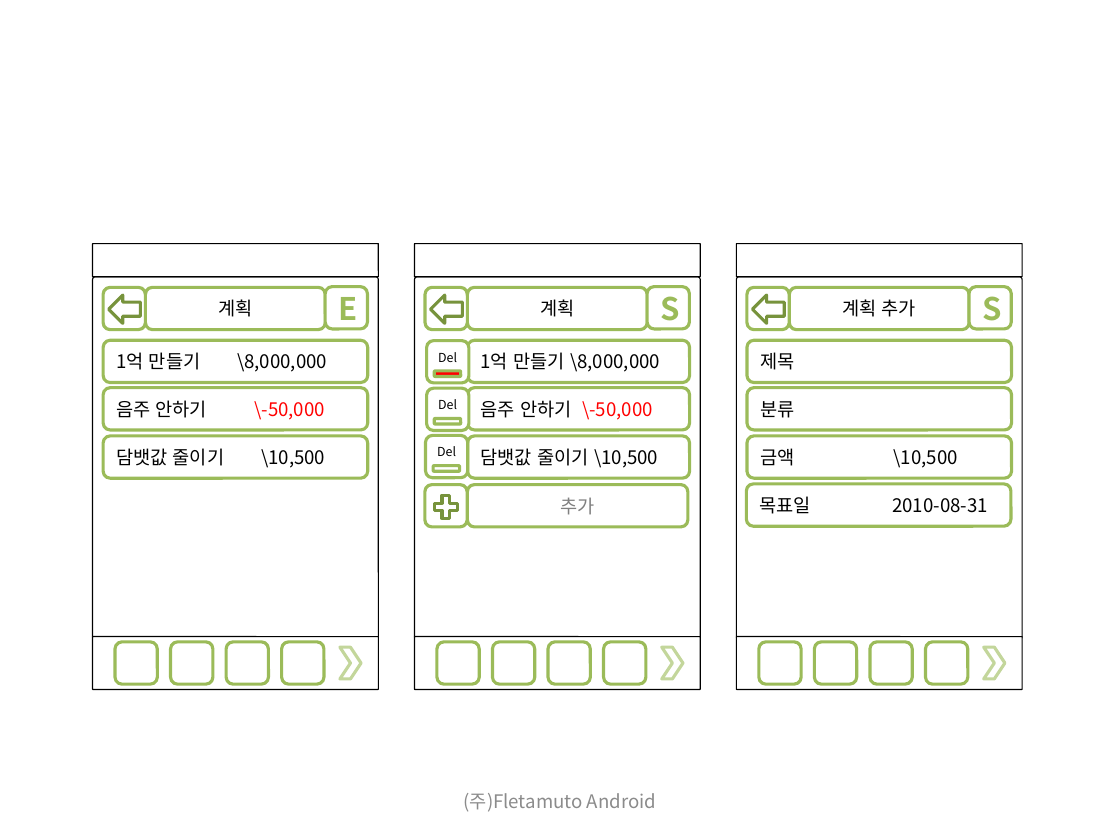
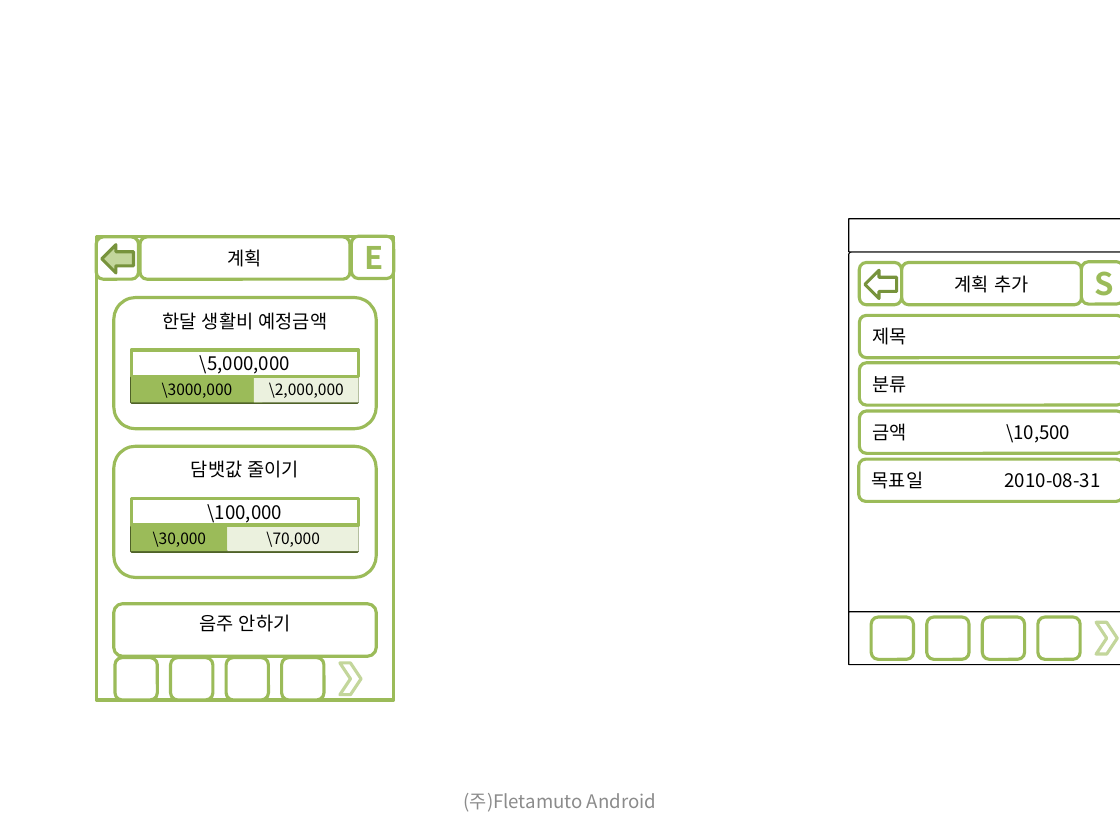
Before and after one commit to limjunghoon/fmfinance, a slide deck: slide 67 of trunk/DOC/GUI/재테크를 위한 어플리케이션 GUI_100906_V1.1.pptx (slide 55 before the commit). Drawn at 1120x840 pixels with LibreOffice and Linux fonts; fonts in the diff are those of the drawing; background and template pictures are left out. Boxes give left, top, right and bottom in pixels: in the first picture for what was removed or moved away, otherwise in the second. Text is boxed around its words. In the diff, an @@ line names an element or a change of style, - is before the commit and + after.

```diff
--- a/trunk/DOC/GUI/재테크를 위한 어플리케이션 GUI_100906_V1.1.pptx
+++ b/trunk/DOC/GUI/재테크를 위한 어플리케이션 GUI_100906_V1.1.pptx
@@ rounded rectangle: place and size @@
-rounded rectangle at <box>103,288,146,330</box>
+rounded rectangle at <box>96,237,139,280</box>
@@ rectangle added at <box>96,236,394,700</box>, fill #FFFFFF, outline #9BBB59 2 pt @@
@@ rounded rectangle "계획": place and size @@
-rounded rectangle "계획" at <box>146,288,326,330</box>
+rounded rectangle "계획" at <box>140,237,351,280</box>
@@ rounded rectangle "E": place and size @@
-rounded rectangle "E" at <box>325,287,367,329</box>
+rounded rectangle "E" at <box>352,236,394,279</box>
@@ 6 rounded rectangles, 1 chevron: place and size @@
-6 rounded rectangles, 1 chevron at <box>736,244,1021,689</box>
+6 rounded rectangles, 1 chevron at <box>849,218,1120,664</box>
@@ right arrow: place and size @@
-right arrow at <box>109,296,140,324</box>
+right arrow at <box>102,245,133,273</box>
@@ right arrow at <box>102,245,133,273</box>: fill #FFFFFF to #C3D69B @@
@@ 8 rounded rectangles, 1 right arrow: place and size @@
-8 rounded rectangles, 1 right arrow at <box>747,288,1011,684</box>
+8 rounded rectangles, 1 right arrow at <box>859,262,1120,660</box>
@@ rounded rectangle added at <box>114,298,376,429</box>, fill #FFFFFF, outline #9BBB59 2 pt, 12 pt, text #000000 @@
+한달 생활비 예정금액
@@ group removed at <box>93,244,379,689</box>: 4 rounded rectangles @@
-1억 만들기 \8,000,000
@@ rectangle added at <box>131,349,358,375</box>, fill #FFFFFF, outline #9BBB59 2 pt, 12 pt, text #000000 @@
+\5,000,000
@@ rectangle added at <box>131,376,357,402</box>, fill #FFFFFF, outline #4F6228 2 pt @@
@@ rectangle added at <box>131,376,262,402</box>, fill #9BBB59, 10 pt, text #000000 @@
+\3000,000
@@ rectangle added at <box>254,376,360,402</box>, fill #EBF1DE, 10 pt, text #000000 @@
+\2,000,000
@@ rounded rectangle "담뱃값 줄이기": place and size @@
-rounded rectangle "담뱃값 줄이기" at <box>103,436,367,478</box>
+rounded rectangle "담뱃값 줄이기" at <box>114,446,376,577</box>
@@ rounded rectangle "담뱃값 줄이기" at <box>114,446,376,577</box>: vertical alignment middle to top @@
@@ text in rounded rectangle at <box>191,460,299,478</box>: text changed @@
-담뱃값 줄이기 \10,500
+담뱃값 줄이기
@@ rectangle added at <box>131,498,358,524</box>, fill #FFFFFF, outline #9BBB59 2 pt, 12 pt, text #000000 @@
+\100,000
@@ group removed at <box>414,244,700,689</box>: 21 rounded rectangles, 1 chevron, 1 right arrow, 1 plus sign @@
-음주 안하기 \-50,000
-1억 만들기 \8,000,000
-계획
-담뱃값 줄이기 \10,500
-S
-Del
-Del
-Del
-추가
@@ rectangle added at <box>131,525,357,551</box>, fill #FFFFFF, outline #4F6228 2 pt @@
@@ rectangle added at <box>131,525,227,551</box>, fill #9BBB59, 10 pt, text #000000 @@
+\30,000
@@ rectangle added at <box>227,525,358,551</box>, fill #EBF1DE, 10 pt, text #000000 @@
+\70,000
@@ rounded rectangle "음주 안하기" at <box>114,604,376,656</box>: vertical alignment middle to top @@
@@ rounded rectangle "음주 안하기": place and size @@
-rounded rectangle "음주 안하기" at <box>103,388,367,430</box>
+rounded rectangle "음주 안하기" at <box>114,604,376,656</box>
@@ text in rounded rectangle at <box>199,614,290,632</box>: text changed; text colour #FF0000 to #000000 @@
-음주 안하기 \-50,000
+음주 안하기
@@ 4 rounded rectangles, 1 chevron: place and size @@
-4 rounded rectangles, 1 chevron at <box>115,642,362,684</box>
+4 rounded rectangles, 1 chevron at <box>115,657,362,700</box>
```
Also in this commit, not shown: 3 other slides changed, 13 slides added.
